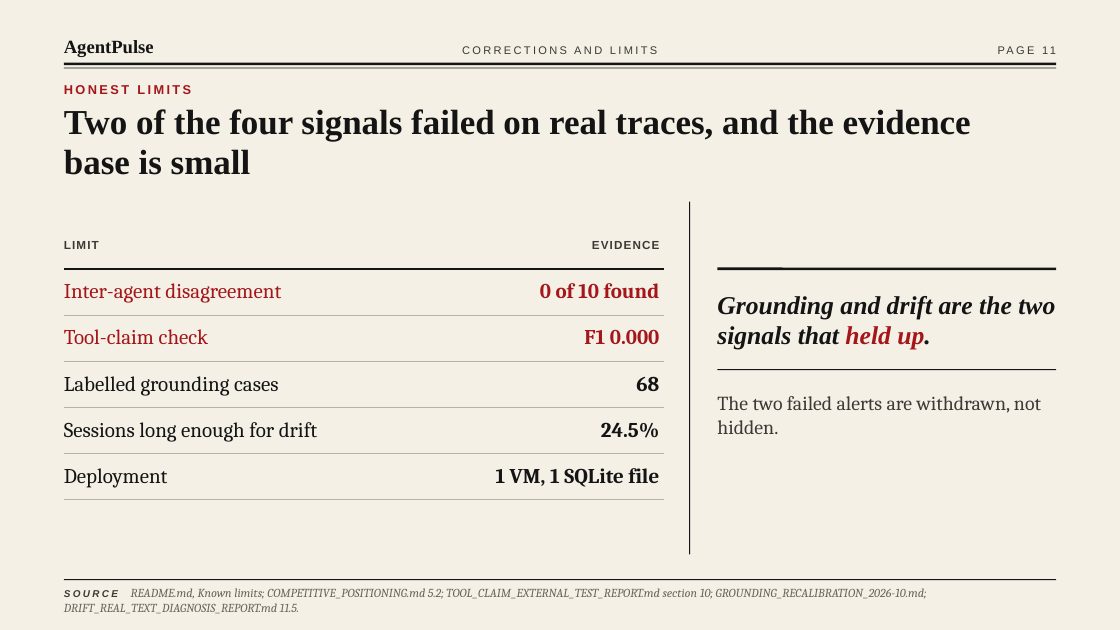
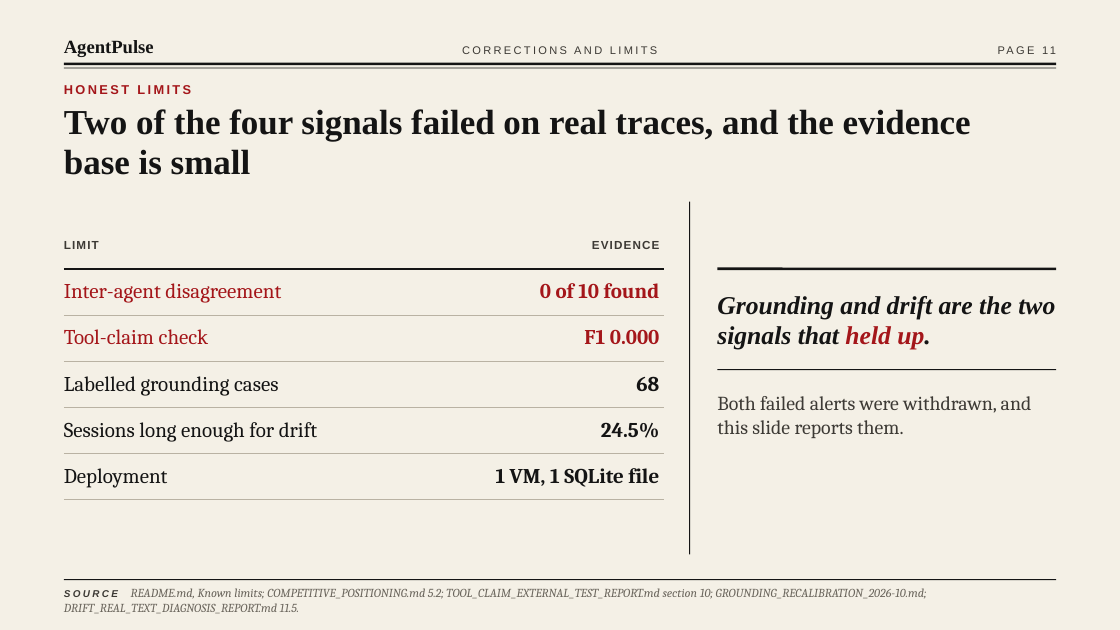
Before and after one commit to Soum-Code/agentpulse, a slide deck: slide 11 of presentation/viva/AgentPulse_Viva.pptx. Drawn at 1120x630 pixels with LibreOffice and Linux fonts; fonts in the diff are those of the drawing. Boxes give left, top, right and bottom in pixels: in the first picture for what was removed or moved away, otherwise in the second. Text is boxed around its words. In the diff, an @@ line names an element or a change of style, - is before the commit and + after.

```diff
--- a/presentation/viva/AgentPulse_Viva.pptx
+++ b/presentation/viva/AgentPulse_Viva.pptx
@@ text at [717,396,1032,438]: text changed @@
-The two failed alerts are withdrawn, not hidden.
+Both failed alerts were withdrawn, and this slide reports them.
```
Also in this commit, not shown: 2 other slides changed, 3 other files.
